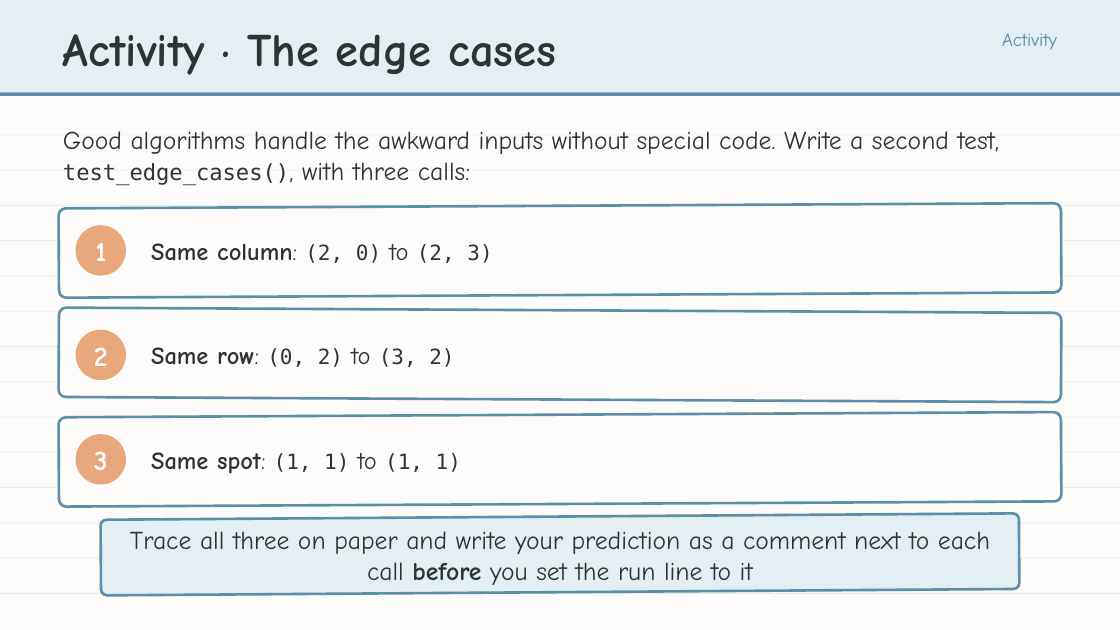
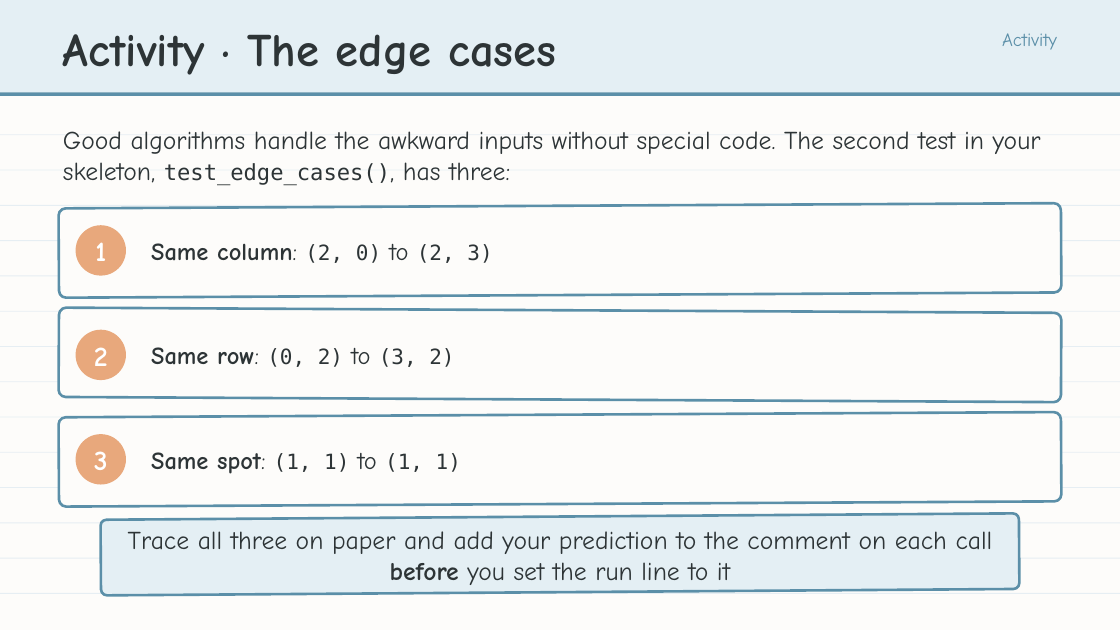
Before and after one commit to bradamiller/LearningPython, a slide deck: slide 26 of static/slides/module-04-manhattan/module-4-lesson-04-the-manhattan-algorithm.pptx. Drawn at 1120x630 pixels with LibreOffice and Linux fonts; fonts in the diff are those of the drawing. Boxes give left, top, right and bottom in pixels: in the first picture for what was removed or moved away, otherwise in the second. Text is boxed around its words. In the diff, an @@ line names an element or a change of style, - is before the commit and + after.

```diff
--- a/static/slides/module-04-manhattan/module-4-lesson-04-the-manhattan-algorithm.pptx
+++ b/static/slides/module-04-manhattan/module-4-lesson-04-the-manhattan-algorithm.pptx
@@ text at <box>63,131,1041,186</box>: text changed @@
-Good algorithms handle the awkward inputs without special code. Write a second test, test_edge_cases(), with three calls:
+Good algorithms handle the awkward inputs without special code. The second test in your skeleton, test_edge_cases(), has three:
@@ text at <box>128,531,993,585</box>: text changed @@
-Trace all three on paper and write your prediction as a comment next to each call before you set the run line to it
+Trace all three on paper and add your prediction to the comment on each call before you set the run line to it
```
Also in this commit, not shown: 9 other slides changed, 2 slides added, 2 slides removed, 47 other files.
